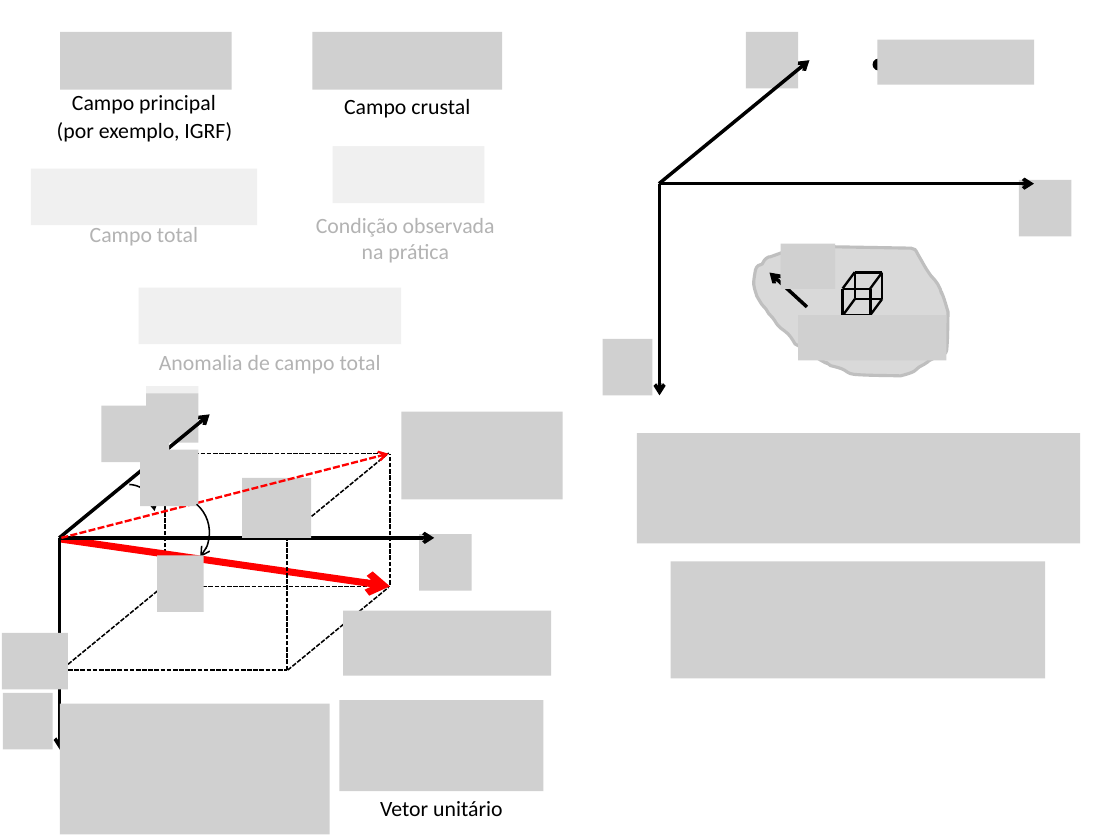
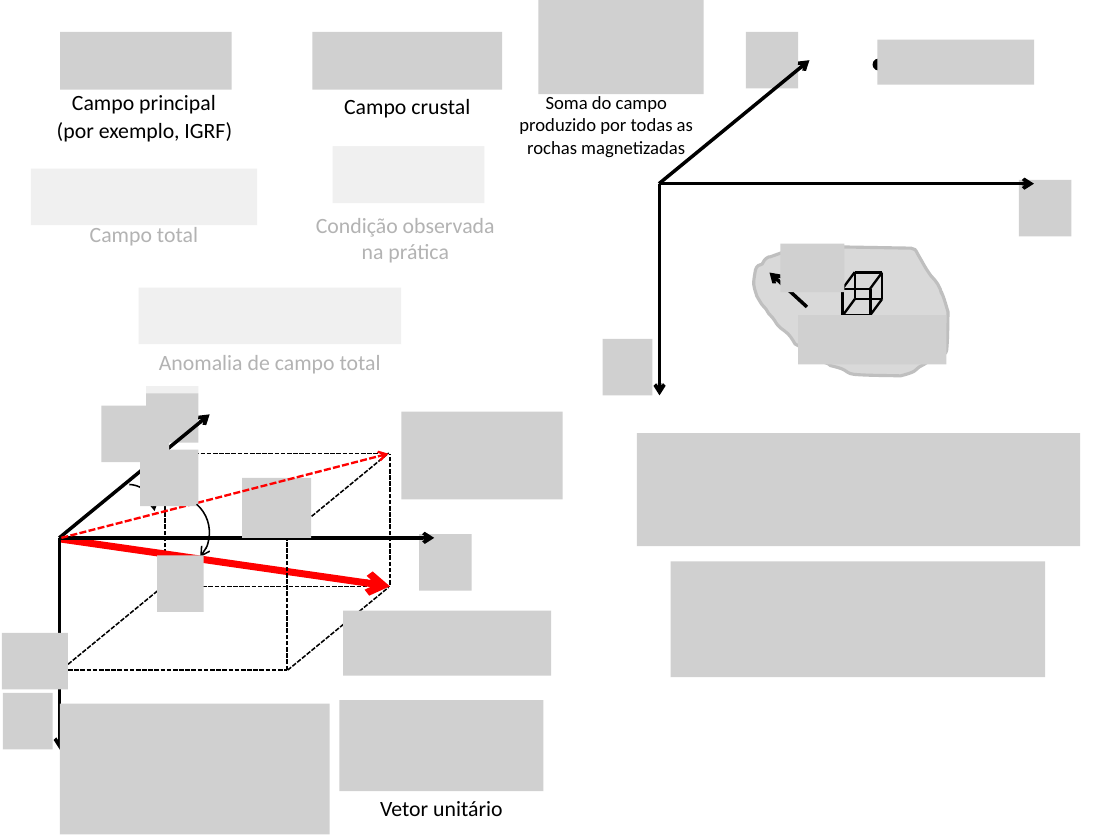
Before and after one commit to pinga-lab/CE-VII-SimBGf-2016, a slide deck: slide 11 of slides/4b_anomalia_campo_total.pptx (slide 10 before the commit). Drawn at 1120x840 pixels with LibreOffice and Linux fonts; fonts in the diff are those of the drawing; grey boxes stand for pictures. Boxes give left, top, right and bottom in pixels: in the first picture for what was removed or moved away, otherwise in the second. Text is boxed around its words. In the diff, an @@ line names an element or a change of style, - is before the commit and + after.

Commit message:
generaliza o campo crustal pra varias fontes

```diff
--- a/slides/4b_anomalia_campo_total.pptx
+++ b/slides/4b_anomalia_campo_total.pptx
@@ picture added at (x1=539, y1=0, x2=704, y2=94) @@
@@ text added at (x1=519, y1=93, x2=693, y2=158), 12 pt, text #000000 @@
+Soma do campo produzido por todas as rochas magnetizadas
@@ picture resized from (x1=781, y1=244, x2=836, y2=289) to (x1=781, y1=244, x2=844, y2=292) @@
@@ picture resized from (x1=799, y1=315, x2=946, y2=360) to (x1=799, y1=315, x2=946, y2=364) @@
```
Also in this commit, not shown: 6 other slides changed, 2 slides added.
